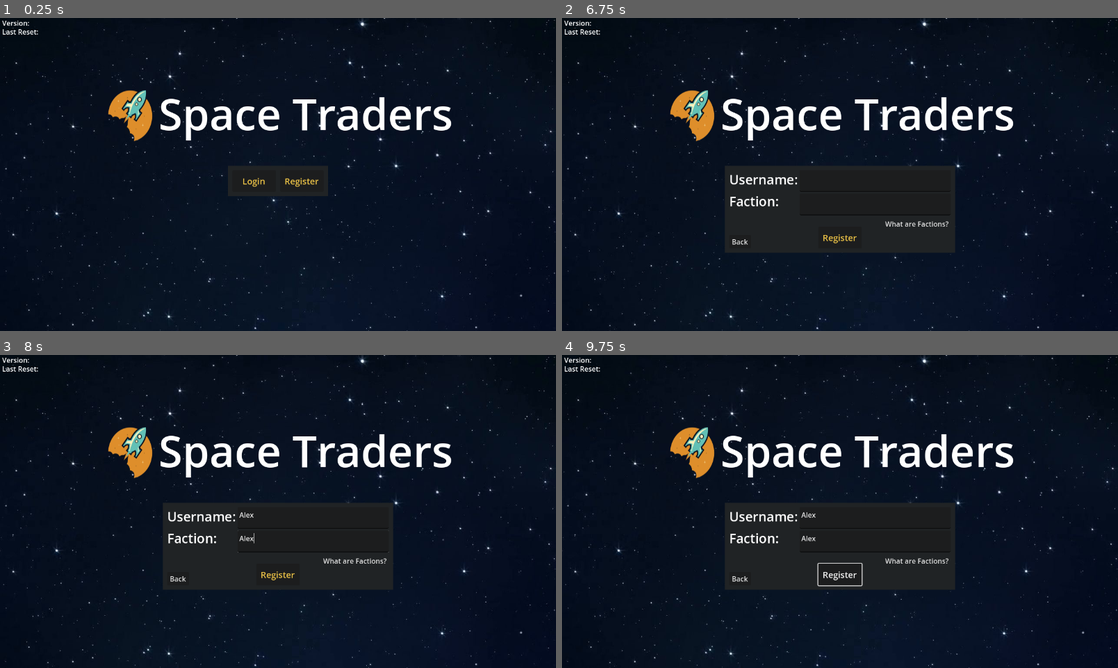
Above: before the commit, frames 1-4 (two rows, left to right).
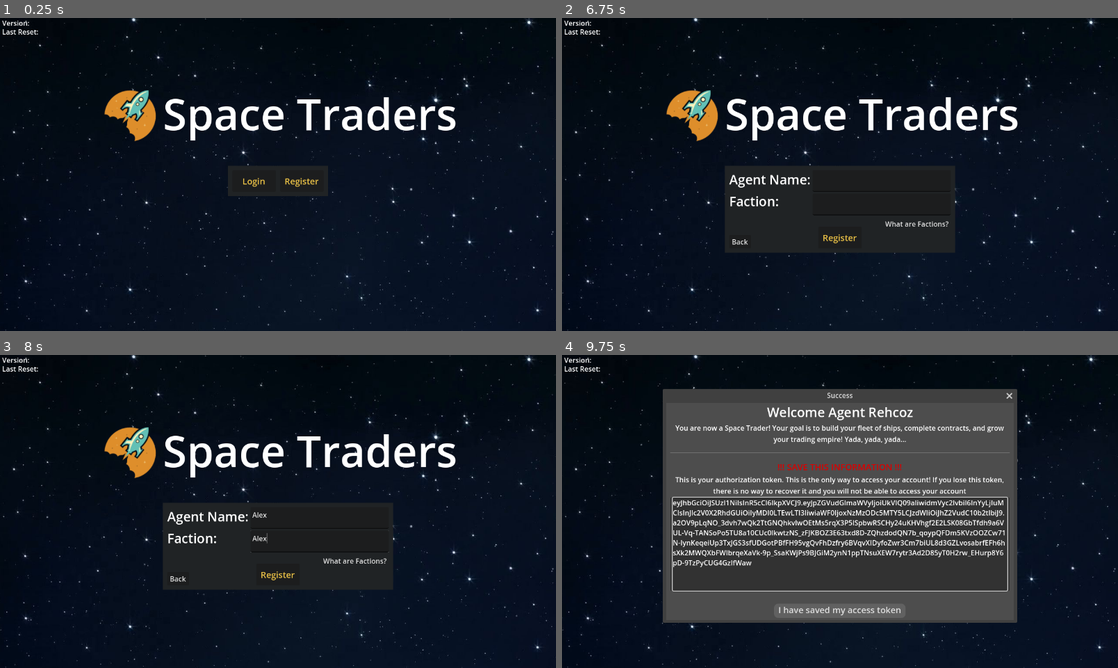
Above: after the commit, the same moments.

Repository: jzocher/space_traders_ui
Game: Godot game, scene res://Scenes/title_screen.tscn
Same seed, same stepped clock (60 frames per second), same inputs: the game is played once before the commit and once after it.
Inputs (mouse positions are in pixels of both pictures, inside the frame that each line leads up to):
- Up to frame 1 (0.25 s): no input
- Up to frame 2 (6.75 s): click "Login" at 0.5 s; click (895, 199) at 1.25 s; click "Login" at 2 s; click (895, 199) at 2.75 s; click "Login" at 3.5 s; click (895, 199) at 4.25 s; click "Login" at 5 s; click "Back" at 5.75 s; click "Register" at 6.5 s
- Up to frame 3 (8 s): click (311, 517) at 7.27 s; type "Alex" at 7.35 s; click (311, 542) at 7.5 s; type "Alex" at 7.58 s
- Up to frame 4 (9.75 s): click "Register" at 8 s; click (840, 608) at 8.75 s, where only the run after the commit has a clickable "I have saved my access token"; click (873, 524) at 9.5 s, where only the run before the commit has a clickable "OK"

The runs differ from the first frame. In frame 1, 4.1% of the frame differs, in the area x 0-100%, y 0-100%; in frame 2, 4.2%; in frame 3, 4.3%; in frame 4, 40%.

Commit message:
Added custom pop up after registration to display access token

Diff:
--- /dev/null
+++ b/Components/register_success.tscn
@@ -0,0 +1,130 @@
+[gd_scene load_steps=4 format=3 uid="uid://ukeiiira3a7l"]
+
+[ext_resource type="Script" path="res://Scripts/register_success.gd" id="1_m842s"]
+
+[sub_resource type="StyleBoxFlat" id="StyleBoxFlat_ihpib"]
+bg_color = Color(0.381703, 0.381703, 0.381703, 1)
+corner_radius_top_left = 10
+corner_radius_top_right = 10
+corner_radius_bottom_right = 10
+corner_radius_bottom_left = 10
+expand_margin_left = 10.0
+expand_margin_right = 10.0
+expand_margin_bottom = 5.0
+
+[sub_resource type="StyleBoxFlat" id="StyleBoxFlat_stl0m"]
+bg_color = Color(0.0431972, 0.671279, 0, 1)
+corner_radius_top_left = 10
+corner_radius_top_right = 10
+corner_radius_bottom_right = 10
+corner_radius_bottom_left = 10
+expand_margin_left = 10.0
+expand_margin_right = 10.0
+expand_margin_bottom = 5.0
+
+[node name="RegisterSuccess" type="Window"]
+title = "Success"
+initial_position = 2
+size = Vector2i(800, 500)
+script = ExtResource("1_m842s")
+
+[node name="Pad" type="MarginContainer" parent="."]
+anchors_preset = 15
+anchor_right = 1.0
+anchor_bottom = 1.0
+grow_horizontal = 2
+grow_vertical = 2
+theme_override_constants/margin_left = 10
+theme_override_constants/margin_right = 10
+theme_override_constants/margin_bottom = 10
+
+[node name="v1" type="VBoxContainer" parent="Pad"]
+layout_mode = 2
+
+[node name="Welcome" type="Label" parent="Pad/v1"]
+layout_mode = 2
+theme_override_font_sizes/font_size = 30
+text = "Welcome Agent"
+horizontal_alignment = 1
+
+[node name="Intro" type="Label" parent="Pad/v1"]
+custom_minimum_size = Vector2(600, 0)
+layout_mode = 2
+text = "You are now a Space Trader! Your goal is to build your fleet of ships, complete contracts, and grow your trading empire! Yada, yada, yada..."
+horizontal_alignment = 1
+autowrap_mode = 2
+
+[node name="HSeparator" type="HSeparator" parent="Pad/v1"]
+layout_mode = 2
+theme_override_constants/separation = 30
+
+[node name="SaveAlert" type="Label" parent="Pad/v1"]
+layout_mode = 2
+theme_override_colors/font_color = Color(0.858824, 0, 0, 1)
+theme_override_font_sizes/font_size = 20
+text = "!!! Save this information !!!"
+horizontal_alignment = 1
+uppercase = true
+
+[node name="SaveInfo" type="Label" parent="Pad/v1"]
+custom_minimum_size = Vector2(550, 30)
+layout_mode = 2
+text = "This is your authorization token. This is the only way to access your account! If you lose this token, there is no way to recover it and you will not be able to access your account"
+horizontal_alignment = 1
+autowrap_mode = 2
+
+[node name="Container" type="Control" parent="Pad/v1"]
+layout_mode = 2
+size_flags_vertical = 3
+size_flags_stretch_ratio = 4.02
+
+[node name="ColorRect" type="ColorRect" parent="Pad/v1/Container"]
+layout_mode = 1
+anchors_preset = 15
+anchor_right = 1.0
+anchor_bottom = 1.0
+grow_horizontal = 2
+grow_vertical = 2
+color = Color(0.197937, 0.197937, 0.197937, 1)
+metadata/_edit_use_anchors_ = true
+
+[node name="Pad2" type="MarginContainer" parent="Pad/v1/Container"]
+layout_mode = 1
+anchors_preset = 15
+anchor_right = 1.0
+anchor_bottom = 1.0
+grow_horizontal = 2
+grow_vertical = 2
+theme_override_constants/margin_left = 5
+theme_override_constants/margin_right = 5
+
+[node name="AccessToken" type="RichTextLabel" parent="Pad/v1/Container/Pad2"]
+layout_mode = 2
+focus_mode = 2
+theme_override_constants/text_highlight_v_padding = 10
+text = "This is test text for the label"
+autowrap_mode = 1
+selection_enabled = true
+deselect_on_focus_loss_enabled = false
+
+[node name="HBoxContainer" type="HBoxContainer" parent="Pad/v1"]
+layout_mode = 2
+size_flags_horizontal = 4
+size_flags_vertical = 10
+alignment = 2
+
+[node name="LeftPad" type="Label" parent="Pad/v1/HBoxContainer"]
+layout_mode = 2
+
+[node name="Confirm" type="Button" parent="Pad/v1/HBoxContainer"]
+layout_mode = 2
+theme_override_font_sizes/font_size = 20
+theme_override_styles/normal = SubResource("StyleBoxFlat_ihpib")
+theme_override_styles/hover = SubResource("StyleBoxFlat_stl0m")
+text = "I have saved my access token"
+
+[node name="RightPad" type="Label" parent="Pad/v1/HBoxContainer"]
+layout_mode = 2
+horizontal_alignment = 2
+
+[connection signal="about_to_popup" from="." to="." method="_on_about_to_popup"]
--- a/Scenes/overview.tscn
+++ b/Scenes/overview.tscn
@@ -153,12 +153,9 @@
 
 [node name="Title" type="Label" parent="HBoxContainer/Body/TopBar/TitleBar"]
 layout_mode = 1
-anchors_preset = 15
-anchor_right = 1.0
-anchor_bottom = 1.0
-grow_horizontal = 2
-grow_vertical = 2
-theme_override_font_sizes/font_size = 30
+offset_right = 136.0
+offset_bottom = 28.0
+theme_override_font_sizes/font_size = 20
 text = "Space Traders"
 vertical_alignment = 1
 
--- a/Scenes/title_screen.tscn
+++ b/Scenes/title_screen.tscn
@@ -1,8 +1,9 @@
-[gd_scene load_steps=9 format=3 uid="uid://dvae5dxqac60m"]
+[gd_scene load_steps=10 format=3 uid="uid://dvae5dxqac60m"]
 
 [ext_resource type="Script" path="res://Scripts/title_screen.gd" id="1_c7716"]
 [ext_resource type="Texture2D" uid="uid://cpspgmmcvos4r" path="res://Assets/title_bg.jpg" id="2_1ejq3"]
 [ext_resource type="Texture2D" uid="uid://cyviy84p5b2gm" path="res://Assets/Icons/space_traders_logo.svg" id="3_6bv1d"]
+[ext_resource type="PackedScene" uid="uid://ukeiiira3a7l" path="res://Components/register_success.tscn" id="4_item3"]
 
 [sub_resource type="Theme" id="Theme_lijtm"]
 default_font_size = 100
@@ -27,20 +28,20 @@
 grow_vertical = 2
 script = ExtResource("1_c7716")
 
-[node name="TextureRect" type="TextureRect" parent="."]
-layout_mode = 1
-anchors_preset = 15
-anchor_right = 1.0
-anchor_bottom = 1.0
-offset_left = -320.0
-offset_top = -180.0
-offset_right = 320.0
-offset_bottom = 180.0
+[node name="Background" type="TextureRect" parent="."]
+layout_mode = 1
+anchors_preset = 15
+anchor_right = 1.0
+anchor_bottom = 1.0
+offset_left = -151.0
+offset_top = -5.0
+offset_right = 489.0
+offset_bottom = 355.0
 grow_horizontal = 2
 grow_vertical = 2
 texture = ExtResource("2_1ejq3")
 
-[node name="HBoxContainer4" type="HBoxContainer" parent="."]
+[node name="Title" type="HBoxContainer" parent="."]
 layout_mode = 2
 offset_left = 230.0
 offset_top = 150.0
@@ -49,11 +50,12 @@
 pivot_offset = Vector2(411, 70)
 alignment = 1
 
-[node name="TextureRect" type="TextureRect" parent="HBoxContainer4"]
-layout_mode = 2
+[node name="Icon" type="TextureRect" parent="Title"]
+layout_mode = 2
+size_flags_horizontal = 3
 texture = ExtResource("3_6bv1d")
 
-[node name="Label" type="Label" parent="HBoxContainer4"]
+[node name="Name" type="Label" parent="Title"]
 layout_mode = 2
 theme = SubResource("Theme_lijtm")
 text = "Space Traders"
@@ -138,6 +140,7 @@
 text = "Register"
 
 [node name="LoginMenu" type="Control" parent="ControlPanel"]
+visible = false
 layout_mode = 1
 anchors_preset = 5
 anchor_left = 0.5
@@ -219,7 +222,6 @@
 text = "Back"
 
 [node name="RegisterMenu" type="Control" parent="ControlPanel"]
-visible = false
 layout_mode = 1
 anchors_preset = 5
 anchor_left = 0.5
@@ -271,7 +273,7 @@
 [node name="AgentSymbolLabel" type="Label" parent="ControlPanel/RegisterMenu/MarginContainer/Control/VBoxContainer/HBoxContainer/VBoxContainer"]
 layout_mode = 2
 theme = SubResource("Theme_6ktxs")
-text = "Username:"
+text = "Agent Name:"
 
 [node name="FactionLabel" type="Label" parent="ControlPanel/RegisterMenu/MarginContainer/Control/VBoxContainer/HBoxContainer/VBoxContainer"]
 layout_mode = 2
@@ -454,6 +456,9 @@
 offset_bottom = 43.0
 text = "Last Reset:"
 
+[node name="RegisterSuccess" parent="." instance=ExtResource("4_item3")]
+visible = false
+
 [connection signal="pressed" from="ControlPanel/ChoiceMenu/MarginContainer/Control/LoginChoice" to="." method="_on_login_choice_pressed"]
 [connection signal="pressed" from="ControlPanel/ChoiceMenu/MarginContainer/Control/RegisterChoice" to="." method="_on_register_choice_pressed"]
 [connection signal="pressed" from="ControlPanel/LoginMenu/MarginContainer/VBoxContainer/HBoxContainer3/LoginBtn" to="." method="_on_login_btn_pressed"]
@@ -461,3 +466,4 @@
 [connection signal="pressed" from="ControlPanel/RegisterMenu/MarginContainer/Control/VBoxContainer/HBoxContainer/VBoxContainer2/HBoxContainer/FactionsInfo" to="." method="_on_factions_info_pressed"]
 [connection signal="pressed" from="ControlPanel/RegisterMenu/MarginContainer/Control/RegisterBtn" to="." method="_on_register_btn_pressed"]
 [connection signal="pressed" from="ControlPanel/RegisterMenu/MarginContainer/BackBtn" to="." method="_on_back_btn_pressed"]
+[connection signal="about_to_popup" from="RegisterSuccess" to="." method="_on_register_success_about_to_popup"]
--- /dev/null
+++ b/Scripts/register_success.gd
@@ -0,0 +1,11 @@
+extends Window
+
+
+# Called when the node enters the scene tree for the first time.
+func _ready():
+	pass
+
+
+# Called every frame. 'delta' is the elapsed time since the previous frame.
+func _process(_delta):
+	pass
--- a/Scripts/title_screen.gd
+++ b/Scripts/title_screen.gd
@@ -10,6 +10,10 @@
 	$ControlPanel/RegisterMenu.visible = false
 	$ControlPanel/LoginMenu.visible = false
 
+	$ControlPanel/LoginMenu/MarginContainer/VBoxContainer/HBoxContainer/TokenTextbox.text = agent_info.auth_token
+	# get_version_and_reset()
+
+func get_version_and_reset():
 	req.request_completed.connect(_on_version_request_completed)
 	var error = req.request("https://api.spacetraders.io/v2")
 	if error != OK:
@@ -17,8 +21,7 @@
 	else:
 		print("Request sent successfully.")
 
-
-func _on_version_request_completed(result, response_code, _headers, body):
+func _on_version_request_completed(response_code, _headers, body):
 	if response_code == 200:
 		var json = JSON.parse_string(body.get_string_from_utf8())
 		$Version.text = ("Version: " + json["version"])
@@ -58,36 +61,61 @@
 
 
 func _on_register_btn_pressed():
-	var reg_agent_name = $ControlPanel/RegisterMenu/MarginContainer/Control/VBoxContainer/HBoxContainer/VBoxContainer2/AgentSymbolText.text.to_upper()
-	var reg_faction = $ControlPanel/RegisterMenu/MarginContainer/Control/VBoxContainer/HBoxContainer/VBoxContainer2/FactionText.text.to_upper()
-	if reg_agent_name == "":
-		missing_info.dialog_text = "Please enter an agent name."
-		missing_info.visible = true
-		return
-	if reg_faction == "":
-		missing_info.dialog_text = "Please enter a faction ID."
-		missing_info.visible = true
-	if reg_agent_name != "" and reg_faction != "":
-		if reg_faction not in valid_factions:
-			missing_info.dialog_text = "Please enter a valid faction ID."
-			missing_info.visible = true
-		elif reg_faction == "UNITED":
-			missing_info.dialog_text = "United Independent Settlements is currently not recruiting."
-			missing_info.visible = true
-		else:
-			var url = "https://api.spacetraders.io/v2/register"
-			var headers = ["Content-Type: application/json"]
-			var body = JSON.stringify({"symbol":reg_agent_name,"faction":reg_faction})
-			req.request_completed.connect(_on_register_request_completed)
-			req.request(url, headers, HTTPClient.METHOD_POST, body)
+	#var reg_agent_name = $ControlPanel/RegisterMenu/MarginContainer/Control/VBoxContainer/HBoxContainer/VBoxContainer2/AgentSymbolText.text.to_upper()
+	#var reg_faction = $ControlPanel/RegisterMenu/MarginContainer/Control/VBoxContainer/HBoxContainer/VBoxContainer2/FactionText.text.to_upper()
+	#if reg_agent_name == "":
+		#missing_info.dialog_text = "Please enter an agent name."
+		#missing_info.visible = true
+		#return
+	#if reg_faction == "":
+		#missing_info.dialog_text = "Please enter a faction ID."
+		#missing_info.visible = true
+	#if reg_agent_name != "" and reg_faction != "":
+		#if reg_faction not in valid_factions:
+			#missing_info.dialog_text = "Please enter a valid faction ID."
+			#missing_info.visible = true
+		#elif reg_faction == "UNITED":
+			#missing_info.dialog_text = "United Independent Settlements is currently not recruiting."
+			#missing_info.visible = true
+		#else:
+			#var url = "https://api.spacetraders.io/v2/register"
+			#var headers = ["Content-Type: application/json"]
+			#var body = JSON.stringify({"symbol":reg_agent_name,"faction":reg_faction})
+			#req.request_completed.connect(_on_register_request_completed)
+			#req.request(url, headers, HTTPClient.METHOD_POST, body)
+	agent_info.auth_token = "eyJhbGciOiJSUzI1NiIsInR5cCI6IkpXVCJ9.eyJpZGVudGlmaWVyIjoiUkVIQ09aIiwidmVyc2lvbiI6InYyLjIuMCIsInJlc2V0X2RhdGUiOiIyMDI0LTEwLTI3IiwiaWF0IjoxNzMzODc5MTY5LCJzdWIiOiJhZ2VudC10b2tlbiJ9.a2OV9pLqNO_3dvh7wQk2TtGNQhkvlwOEtMs5rqX3P5lSpbwRSCHy24uKHVhgf2E2LSK08GbTfdh9a6VUL-Vq-TANSoPo5TU8a10CUc0lkwtzNS_zFJKBOZ3E63txd8D-ZQhzdodQN7b_qoypQFDm5KVzOOZCw71N-IynKeqeiUp3TxJGS3sfUDGotPBfFH95vgQvFhDzfry6BVqvXIDyfoZwr3Cm7biUL8d3GZLvosabrfEFh6hsXk2MWQXbFWIbrqeXaVk-9p_SsaKWjPs9BJGiM2ynN1ppTNsuXEW7rytr3Ad2D85yT0H2rw_EHurp8Y6pD-9TzPyCUG4GzIfWaw"
+	agent_info.agent_name = "Rehcoz"
+	$RegisterSuccess/Pad/v1/Welcome.text = "Welcome Agent " + agent_info.agent_name
+	$RegisterSuccess/Pad/v1/Container/Pad2/AccessToken.text = agent_info.auth_token
+	$RegisterSuccess.visible = true
 
 
 func _on_register_request_completed(result, response_code, _headers, body):
 	if result == req.RESULT_SUCCESS:
-		var json = JSON.parse_string(body.get_string_from_utf8())
-		print(json)
+		print("Request successful - ", response_code)
+		if response_code == 409:
+			missing_info.dialog_text = "Agent name already in use."
+			missing_info.visible = true
+		elif response_code == 201:
+			var json = JSON.parse_string(body.get_string_from_utf8())
+			var auth = json["data"]["token"]
+			print(auth)
+			print("setting vars")
+			set_agent_info(json)
+			print("Test: ", agent_info.agent_name)
+			$RegisterSuccess/Pad/v1/Welcome.text = "Welcome Agent " + agent_info.agent_name
+			$RegisterSuccess/Pad/v1/AccessToken.text = auth
+			$RegisterSuccess.visible = true
 	else:
 		print("Error:\n","result: ", result, "\nresponse: ", response_code)
+
+func set_agent_info(data):
+	agent_info.account_id = data["data"]["agent"]["accountId"]
+	agent_info.agent_name = data["data"]["agent"]["symbol"]
+	agent_info.headquarters = data["data"]["agent"]["headquarters"]
+	agent_info.credits = data["data"]["agent"]["credits"]
+	print("vars set")
+
 
 func _on_register_choice_pressed():
 	$ControlPanel/ChoiceMenu.visible = false
@@ -107,9 +135,5 @@
 	$ControlPanel/LoginMenu.visible = false
 
 
-func _on_factions_info_toggled(toggled_on):
-	$ControlPanel/RegisterMenu/Factions.visible = true
-
-
 func _on_factions_info_pressed():
 	$ControlPanel/RegisterMenu/Factions.visible = !$ControlPanel/RegisterMenu/Factions.visible
--- a/agent_info.gd
+++ b/agent_info.gd
@@ -1,6 +1,6 @@
 extends Node
 
-var auth_token = ""
+var auth_token = "test"
 var account_id = ""
 var agent_name = ""
 var headquarters = ""
@@ -12,15 +12,6 @@
 var current_ship = {}
 
 
-#var "token": "eyJhbGciOiJSUzI1NiIsInR5cCI6IkpXVCJ9.eyJpZGVudGlmaWVyIjoiUkVIQ09aIiwidmVyc2lvbiI6InYyLjIuMCIsInJlc2V0X2RhdGUiOiIyMDI0LTEwLTI3IiwiaWF0IjoxNzMzODc5MTY5LCJzdWIiOiJhZ2VudC10b2tlbiJ9.a2OV9pLqNO_3dvh7wQk2TtGNQhkvlwOEtMs5rqX3P5lSpbwRSCHy24uKHVhgf2E2LSK08GbTfdh9a6VUL-Vq-TANSoPo5TU8a10CUc0lkwtzNS_zFJKBOZ3E63txd8D-ZQhzdodQN7b_qoypQFDm5KVzOOZCw71N-IynKeqeiUp3TxJGS3sfUDGotPBfFH95vgQvFhDzfry6BVqvXIDyfoZwr3Cm7biUL8d3GZLvosabrfEFh6hsXk2MWQXbFWIbrqeXaVk-9p_SsaKWjPs9BJGiM2ynN1ppTNsuXEW7rytr3Ad2D85yT0H2rw_EHurp8Y6pD-9TzPyCUG4GzIfWaw",
-#var "agent": {
-	  #"accountId": "cm4j6w1jq011cs60csaj2uiq9",
-	  #"symbol": "REHCOZ",
-	  #"headquarters": "X1-J69-A1",
-	  #"credits": 175000,
-	  #"startingFaction": "COSMIC",
-	  #"shipCount": 0
-	#},
 	#"contract": {
 	  #"id": "cm4j6w1lp011es60ctzkfrmt5",
 	  #"factionSymbol": "COSMIC",
